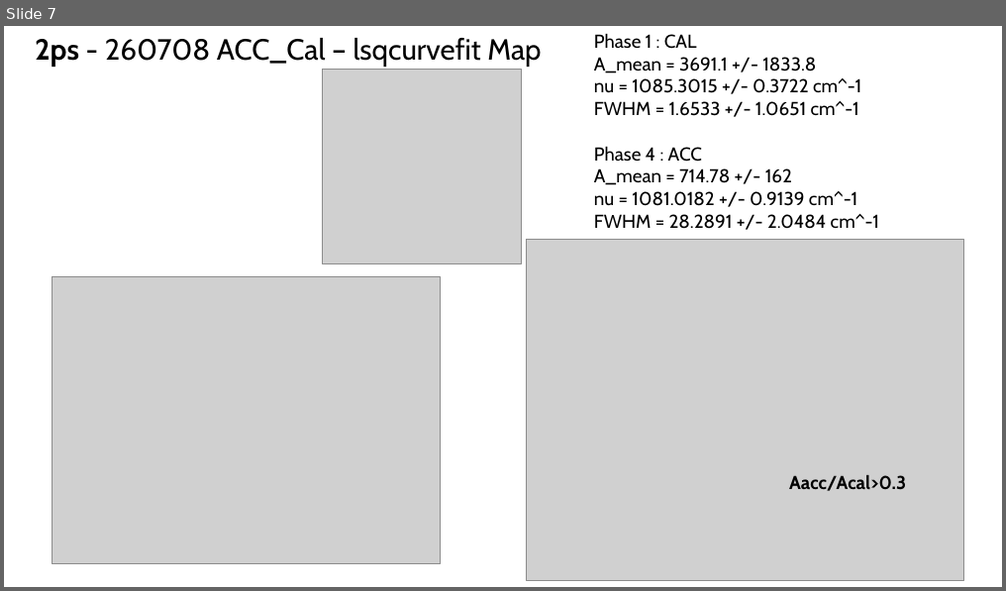
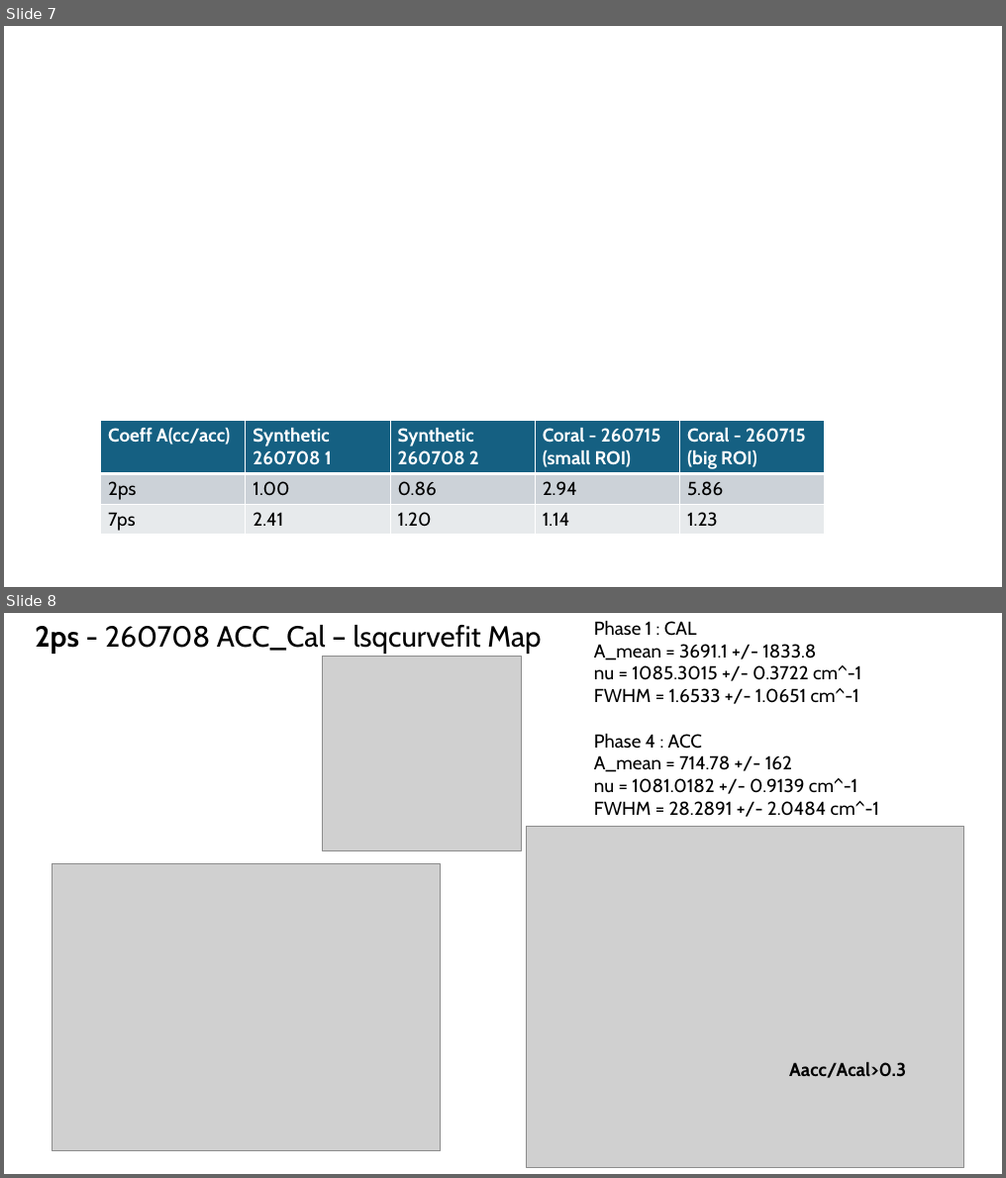
Before and after one commit to sachabuc/SRS_analysis, a slide deck: meetings/reu_151026_figures_papiers.pptx. Shown one above the other, each under a label of ours: slide 7 before the commit, slides 7 and 8 after it. The pictures are 1006x591 and 1006x1178 pixels, drawn with LibreOffice and Linux fonts; fonts in the diff are those of the drawing; grey boxes stand for pictures. Boxes give left, top, right and bottom in pixels: in the first picture for what was removed or moved away, otherwise in the second. Text is boxed around its words. In the diff, an @@ line names an element or a change of style, - is before the commit and + after.

```diff
--- a/meetings/reu_151026_figures_papiers.pptx
+++ b/meetings/reu_151026_figures_papiers.pptx
@@ slide 7 added at [4, 26, 1002, 587], background #FFFFFF @@
@@ table added at [101, 421, 823, 535], 3 rows, 5 columns @@
+Coeff A(cc/acc) | Synthetic 260708 1 | Synthetic 260708 2 | Coral - 260715 (small ROI) | Coral - 260715 (big ROI)
+2ps | 1.00 | 0.86 | 2.94 | 5.86
+7ps | 2.41 | 1.20 | 1.14 | 1.23
@@ what was slide 7 is now slide 8 @@
```
Also in this commit, not shown: 1 slide changed, 1 other slide added, 1 slide removed, 9 other files.
